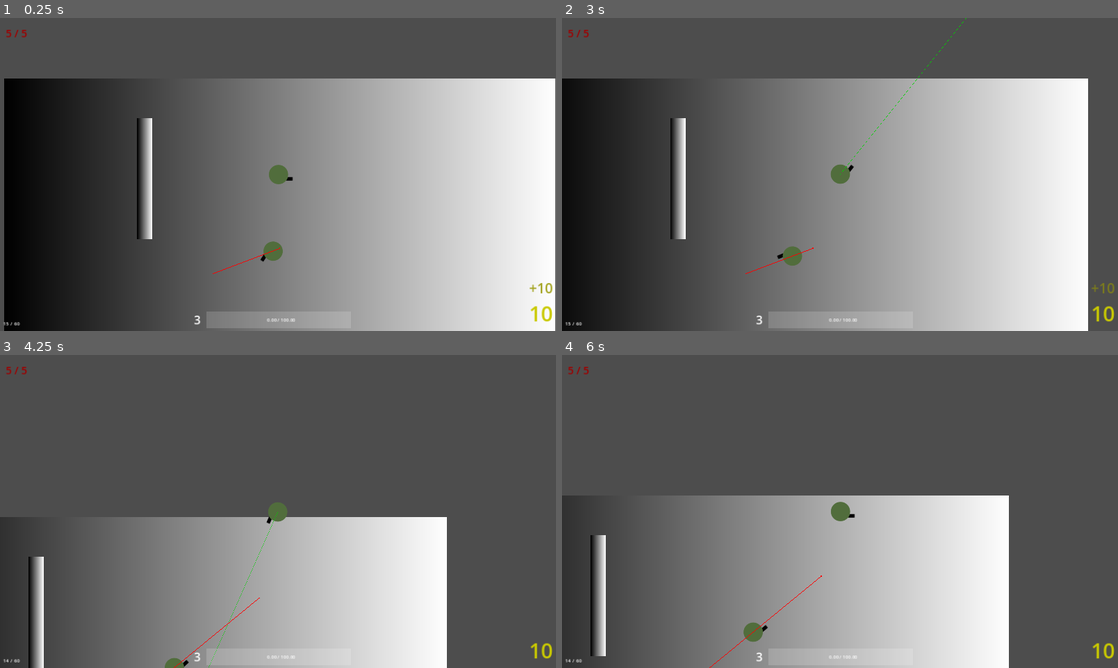
Above: before the commit, frames 1-4 (two rows, left to right).
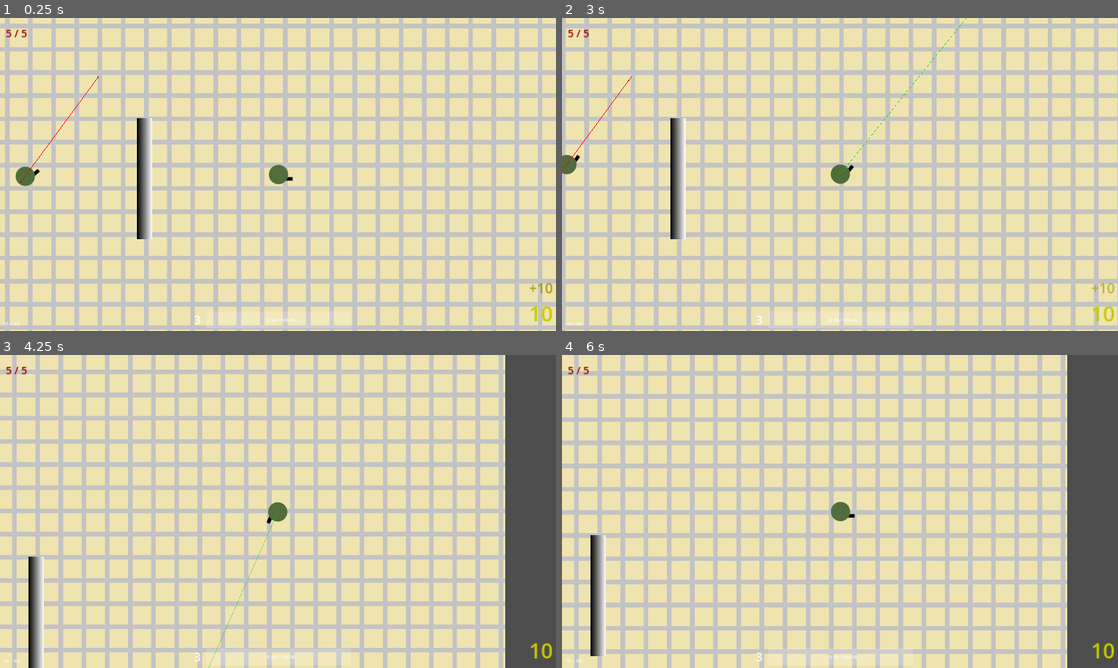
Above: after the commit, the same moments.

Repository: GrandOichii/neon-skies-godot
Game: Godot game, scene res://scenes/root.tscn
Same seed, same stepped clock (60 frames per second), same inputs: the game is played once before the commit and once after it.
Inputs (mouse positions are in pixels of both pictures, inside the frame that each line leads up to):
- Up to frame 1 (0.25 s): no input
- Up to frame 2 (3 s): move the mouse to (962, 158) at 0.52 s; hold D (right) 0.53-1.25 s; hold I (dev-im-toggle) 0.53-1.25 s; click (778, 61) at 1.27 s; tap Enter at 2 s; move the mouse to (728, 190) at 2.02 s; hold S (down) 2.03-2.78 s; click (728, 190) at 2.1 s; tap Space (reload) at 2.75 s; move the mouse to (895, 105) at 2.77 s; hold D (right) from 2.78 s (still down); hold I (dev-im-toggle) from 2.78 s (still down)
- Up to frame 3 (4.25 s): move the mouse to (250, 574) at 3.52 s; release D (right) at 3.53 s; release I (dev-im-toggle) at 3.53 s; hold W (up) from 3.53 s (still down); click (250, 574) at 3.6 s
- Up to frame 4 (6 s): move the mouse to (1006, 558) at 4.27 s; release W (up) at 4.28 s; hold I (dev-im-toggle) 4.28-5.03 s; hold A (left) 4.28-5.78 s; tap Enter at 5 s; move the mouse to (673, 464) at 5.02 s; click (673, 464) at 5.1 s; tap Space (reload) at 5.75 s; move the mouse to (867, 511) at 5.77 s; hold S (down) from 5.78 s (still down); hold I (dev-im-toggle) from 5.78 s (still down)

The runs differ from the first frame. In frame 1, 93% of the frame differs, in the area x 0-100%, y 0-100%; in frame 2, 93%; in frame 3, 86%; in frame 4, 86%.

Commit message:
Added point wait time to patrol, changed root floor, added node for controlling the scene

Diff:
--- /dev/null
+++ b/SceneController.gd
@@ -0,0 +1,16 @@
+extends Node
+class_name SceneController
+
+#
+# exports
+#
+
+@export var player_spawn: Node2D
+
+#
+# methods
+#
+
+func _ready():
+	# TODO
+	pass
--- /dev/null
+++ b/SceneController.tscn
@@ -0,0 +1,6 @@
+[gd_scene load_steps=2 format=3 uid="uid://dqmkf2wew60md"]
+
+[ext_resource type="Script" path="res://SceneController.gd" id="1_62fn8"]
+
+[node name="SceneController" type="Node"]
+script = ExtResource("1_62fn8")
--- a/enemies/Enemy.gd
+++ b/enemies/Enemy.gd
@@ -85,7 +85,7 @@
 		return
 	_behaviors[current_state].eb_physics_process(delta)
 
-func move_towards_target(delta: float):
+func move_towards_target(_delta: float):
 	var loc = nav_agent_node.get_next_path_position()
 	var dir = to_local(loc).normalized()
 
@@ -107,7 +107,7 @@
 	nav_agent_node.set_velocity(Vector2.ZERO)
 
 func reached_target() -> bool:
-	return nav_agent_node.is_target_reached() or nav_agent_node.distance_to_target() < consider_reached
+	return not nav_agent_node.is_target_reachable() or nav_agent_node.is_target_reached() or nav_agent_node.distance_to_target() < consider_reached
 
 #
 # signal connections
@@ -133,7 +133,6 @@
 
 	queue_free()
 
-
 func _on_navigation_agent_2d_velocity_computed(safe_velocity):
 	velocity = safe_velocity
 	move_and_slide()
--- a/enemies/behaviors/variations/Patrol.gd
+++ b/enemies/behaviors/variations/Patrol.gd
@@ -1,17 +1,25 @@
 extends EnemyBehavior
 
+#
+# enums
+#
+
 enum PatrolType { Clockwise, CounterClockwise, FlipFlop }
-
-# when enabled, find the closest spot to the patrol line and walk there
-#
 
 #
 # exports
 #
 
 @export var patrol_speed: float
+@export var wait_at_point_for: float = 0
 @export var initial_patrol_type: PatrolType = PatrolType.Clockwise
 @export var patrol_line: PatrolLine
+
+#
+# nodes
+#
+
+@onready var wait_at_point_timer: Timer = %WaitAtPointTimer
 
 #
 # private vars
@@ -38,6 +46,8 @@
 func _ready():
 #	patrol_line_node.visible = false
 	_pt = initial_patrol_type
+	if wait_at_point_for > 0:
+		wait_at_point_timer.wait_time = wait_at_point_for
 
 func eb_start():
 	super.eb_start()
@@ -52,13 +62,27 @@
 			_current = i
 	controller.move_target = patrol_line.global_position + patrol_line.get_point_position(_current)
 
+func eb_stop():
+	super.eb_stop()
+
+	if not wait_at_point_timer.is_stopped():
+		wait_at_point_timer.stop()
+
 func eb_physics_process(delta: float):
 	super.eb_physics_process(delta)
+
+	if not wait_at_point_timer.is_stopped():
+		return
 
 	controller.move_towards_target(delta)
 	if not controller.reached_target():
 		return
-	var switch = false
+	if wait_at_point_for > 0:
+		wait_at_point_timer.start()
+		return
+	_switch_to_next()
+
+func _switch_to_next():
 	_current += _step
 	var s = patrol_line.get_point_count()
 	if _pt != PatrolType.FlipFlop:
@@ -69,3 +93,11 @@
 			_step *= -1
 			_current += 2 * _step
 	controller.move_target = patrol_line.global_position + patrol_line.get_point_position(_current)
+
+#
+# signal connections
+#
+
+func _on_wait_at_point_timer_timeout():
+	print('switch')
+	_switch_to_next()
--- a/enemies/behaviors/variations/Patrol.tscn
+++ b/enemies/behaviors/variations/Patrol.tscn
@@ -4,3 +4,9 @@
 
 [node name="Patrol" type="Node"]
 script = ExtResource("1_h7ajb")
+
+[node name="WaitAtPointTimer" type="Timer" parent="."]
+unique_name_in_owner = true
+one_shot = true
+
+[connection signal="timeout" from="WaitAtPointTimer" to="." method="_on_wait_at_point_timer_timeout"]
--- a/enemies/variations/Basic.tscn
+++ b/enemies/variations/Basic.tscn
@@ -70,6 +70,7 @@
 
 [node name="Patrol" parent="Behaviors" index="2" instance=ExtResource("11_s3tiq")]
 patrol_speed = 100.0
+wait_at_point_for = 1.0
 state = "patrol"
 
 [connection signal="heard_sound" from="SoundListener" to="Behaviors/InvestigateSound" method="_on_sound_listener_heard_sound"]
--- a/scenes/root.tscn
+++ b/scenes/root.tscn
@@ -2,6 +2,7 @@
 
 [ext_resource type="PackedScene" uid="uid://3dho52n5hbjn" path="res://ui/implant_manager/ImplantManager.tscn" id="1_3nm73"]
 [ext_resource type="Script" path="res://ui/CreditsDisplay.gd" id="1_5n062"]
+[ext_resource type="PackedScene" uid="uid://dqmkf2wew60md" path="res://SceneController.tscn" id="1_dhv3a"]
 [ext_resource type="Script" path="res://ui/AmmoCountDisplay.gd" id="1_es5oo"]
 [ext_resource type="Script" path="res://ui/PlayerDiedLabel.gd" id="1_o6chk"]
 [ext_resource type="PackedScene" uid="uid://bfuudjqoq0ecq" path="res://player/Player.tscn" id="2_3b45f"]
@@ -15,14 +16,8 @@
 [ext_resource type="Resource" uid="uid://6wcg2mcfqe1a" path="res://implants/ReflexEnhancer.tres" id="8_fgjfq"]
 [ext_resource type="Resource" uid="uid://cgmcdvyu2q6sv" path="res://implants/ToxinPurger.tres" id="9_m1tjj"]
 [ext_resource type="PackedScene" uid="uid://sca2kqs0mfok" path="res://enemies/variations/Basic.tscn" id="14_oeotq"]
+[ext_resource type="Texture2D" uid="uid://dtnrp4ha1oofr" path="res://art/generic/basic-tile.png" id="15_4ox6p"]
 [ext_resource type="Script" path="res://enemies/common/PatrolLine.gd" id="16_2mlsl"]
-
-[sub_resource type="Gradient" id="Gradient_p146t"]
-
-[sub_resource type="GradientTexture2D" id="GradientTexture2D_7exxo"]
-gradient = SubResource("Gradient_p146t")
-width = 1904
-height = 1174
 
 [sub_resource type="NavigationPolygon" id="NavigationPolygon_48x2i"]
 vertices = PackedVector2Array(-396, 4, 292, 386, -954, 383, -531, 3, -954, -850, -530, -487, 311, -855, -404, -488)
@@ -38,6 +33,9 @@
 size = Vector2(53, 418)
 
 [node name="Root" type="Node"]
+
+[node name="SceneController" parent="." node_paths=PackedStringArray("player_spawn") instance=ExtResource("1_dhv3a")]
+player_spawn = NodePath("../Scene/PlayerSpawn")
 
 [node name="UI" type="CanvasLayer" parent="."]
 
@@ -244,10 +242,15 @@
 implants = NodePath("../../Player/Implants")
 
 [node name="Scene" type="Node2D" parent="."]
-
-[node name="Floor" type="Sprite2D" parent="Scene"]
-position = Vector2(0, 2)
-texture = SubResource("GradientTexture2D_7exxo")
+position = Vector2(-970, -1009)
+
+[node name="Floor" type="TextureRect" parent="Scene"]
+offset_left = -1741.0
+offset_top = -1167.0
+offset_right = 1155.0
+offset_bottom = 920.0
+texture = ExtResource("15_4ox6p")
+stretch_mode = 1
 
 [node name="Navigation" type="Node2D" parent="Scene"]
 
@@ -258,6 +261,7 @@
 [node name="Enemies" type="Node2D" parent="Scene"]
 
 [node name="Basic" parent="Scene/Enemies" instance=ExtResource("14_oeotq")]
+position = Vector2(-894, -229)
 
 [node name="Patrol" parent="Scene/Enemies/Basic/Behaviors" index="2" node_paths=PackedStringArray("patrol_line")]
 patrol_line = NodePath("../../../../PatrolLines/PatrolLine")
@@ -281,8 +285,11 @@
 points = PackedVector2Array(-627, -591, -257, -600, -230, 87, -612, 78)
 script = ExtResource("16_2mlsl")
 
+[node name="PlayerSpawn" type="Marker2D" parent="Scene"]
+position = Vector2(108, -466)
+
 [node name="Player" parent="." instance=ExtResource("2_3b45f")]
-position = Vector2(-6, -255)
+position = Vector2(-976, -1264)
 speed = 500.0
 initial_credits = 10
 
Binary file added: art/generic/basic-tile.png
Not shown, added: art/generic/basic-tile.png.import
Not shown, changed: todo.txt
